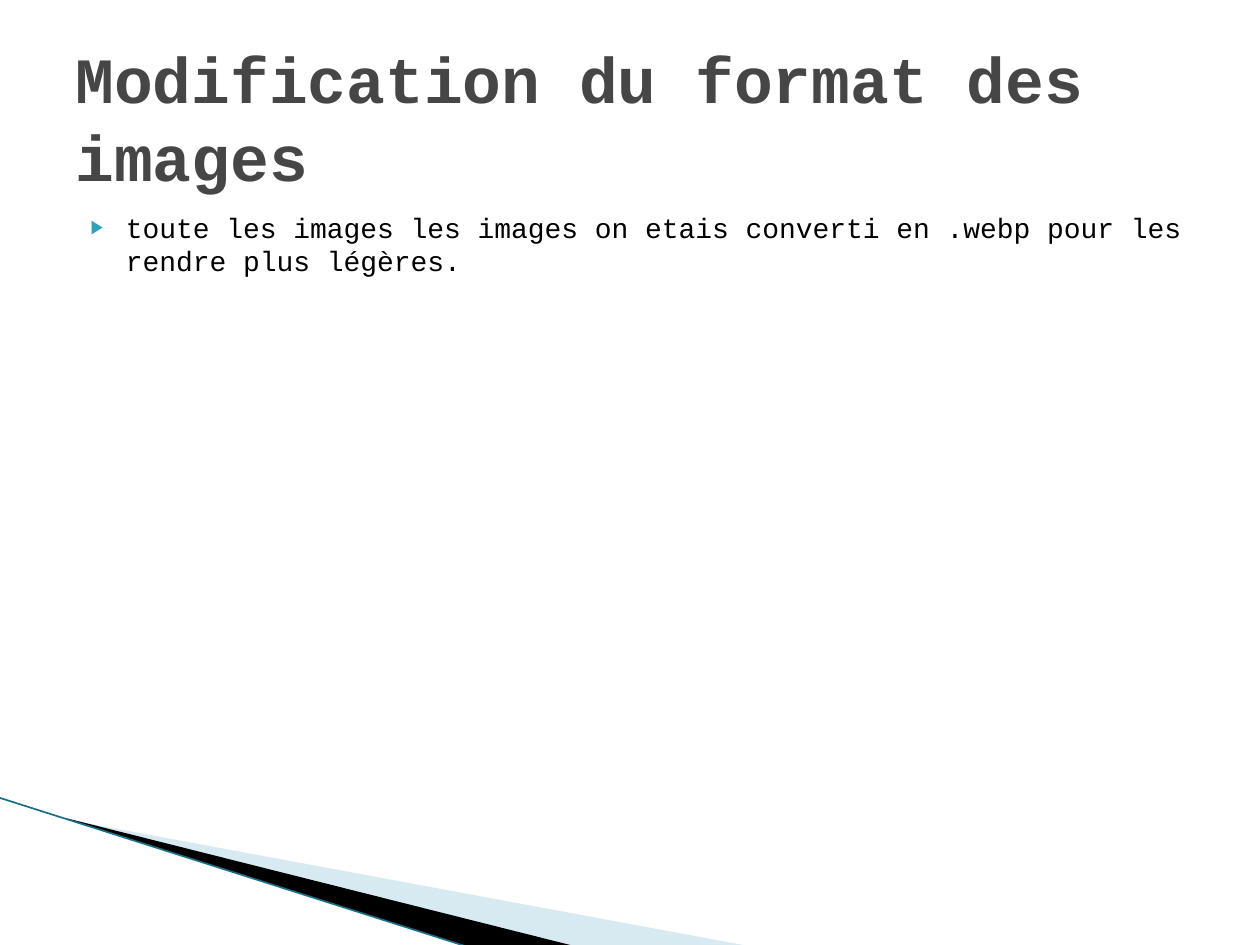
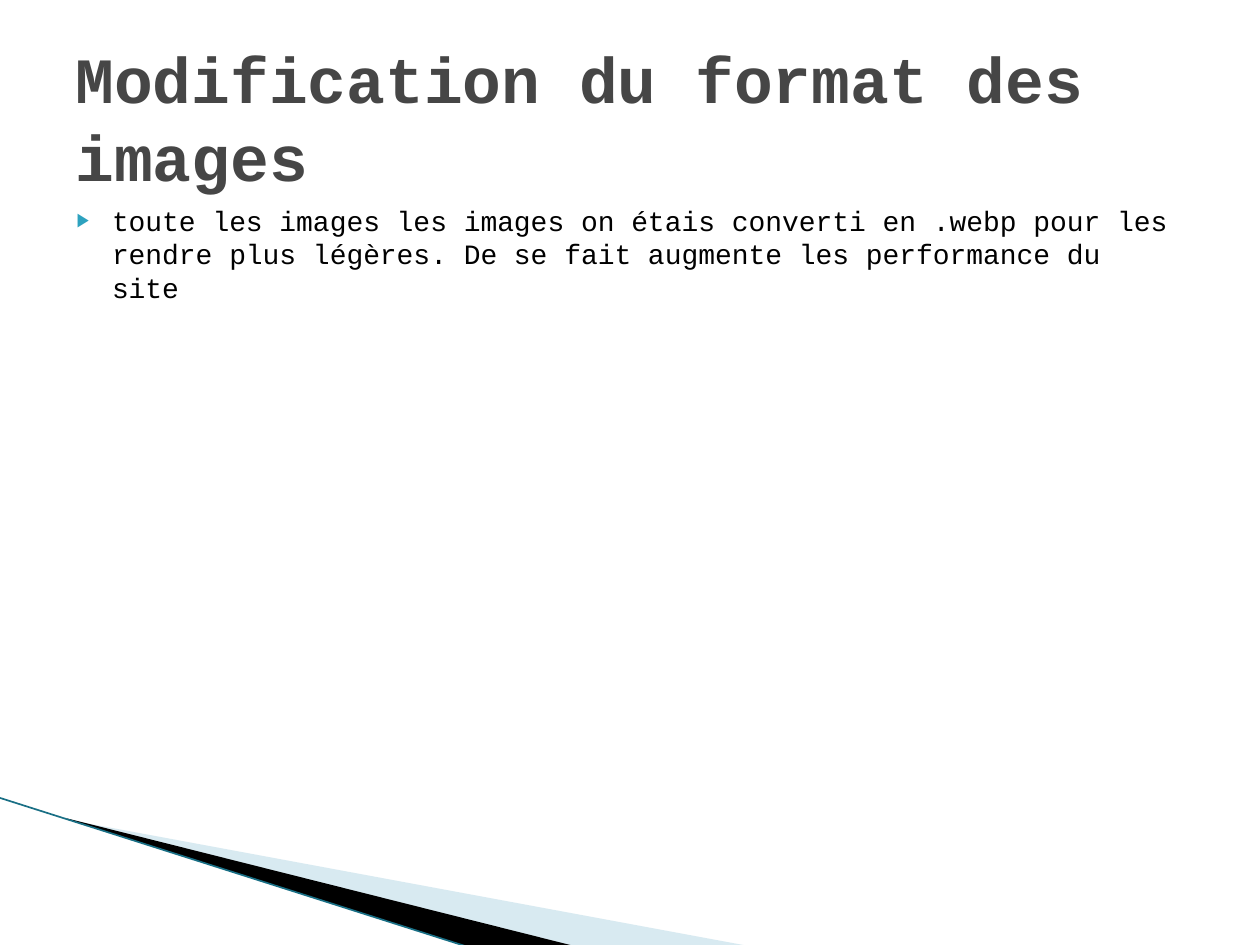
Before and after one commit to gwenaelgressier/GwenaelGressier_04_28022022, a slide deck: slide 19 of Rapport audit.pptx (slide 18 before the commit). Drawn at 1260x945 pixels with LibreOffice and Linux fonts; fonts in the diff are those of the drawing; background and template pictures are left out. Boxes give left, top, right and bottom in pixels: in the first picture for what was removed or moved away, otherwise in the second. Text is boxed around its words. In the diff, an @@ line names an element or a change of style, - is before the commit and + after.

Commit message:
modification apporter suite a la soutenance

```diff
--- a/Rapport audit.pptx
+++ b/Rapport audit.pptx
@@ text at bbox=[112, 211, 1167, 299]: text changed @@
-▶ toute les images les images on etais converti en .webp pour les rendre plus légères.
+▶ toute les images les images on étais converti en .webp pour les rendre plus légères. De se fait augmente les performance du site
```
Also in this commit, not shown: 3 other slides changed, 1 slide added, 8 other files.
